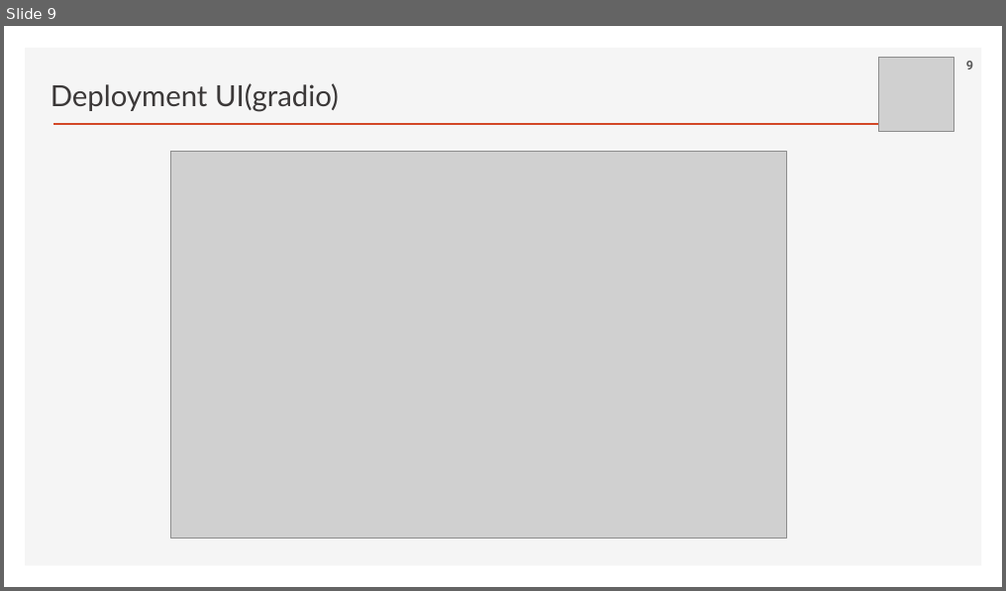
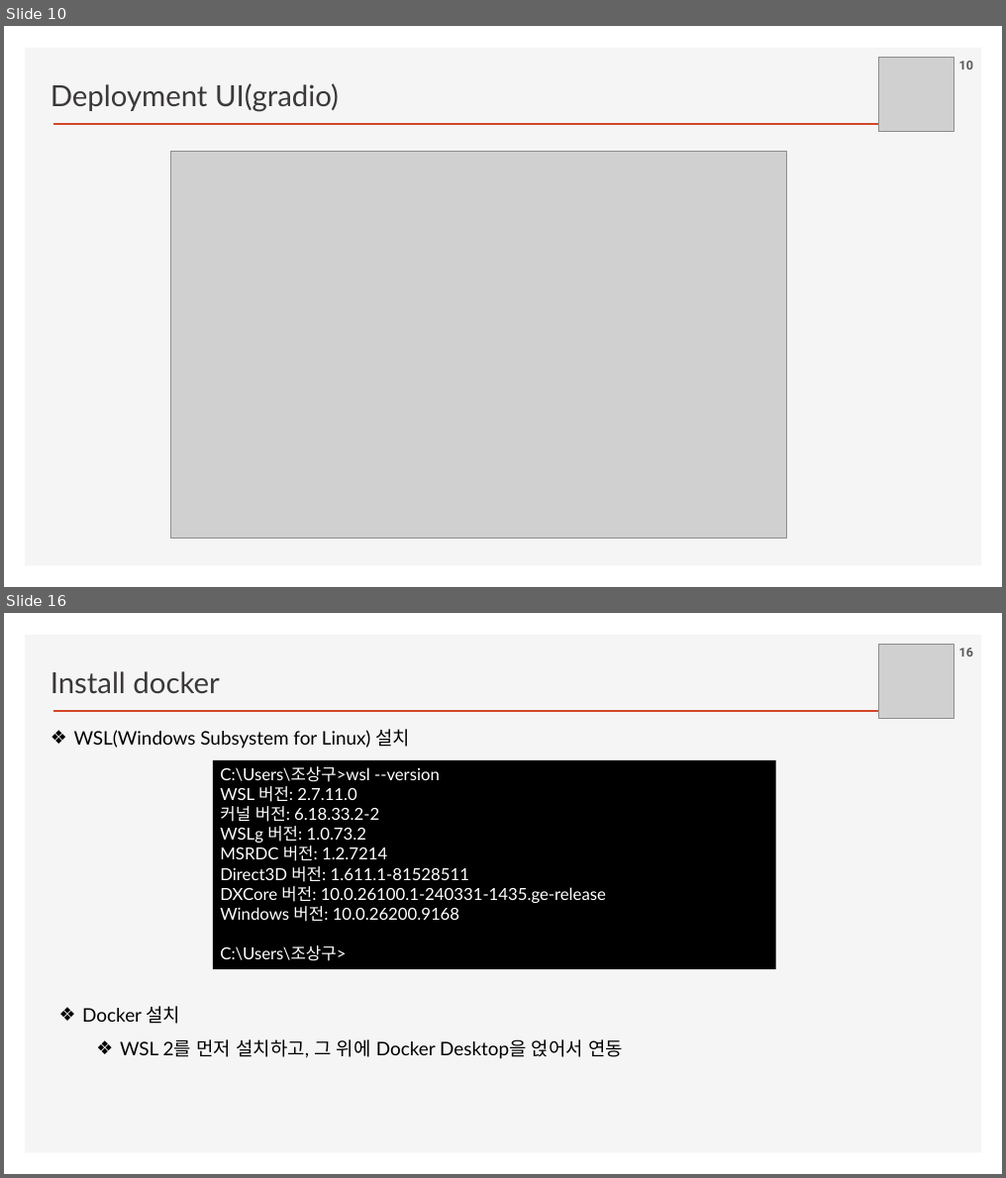
Before and after one commit to ancestor9/2026_Fall_Learning-Langchain-AI-Agent, a slide deck: PPTs/00_App Deployment.pptx. Shown one above the other, each under a label of ours: slide 9 before the commit, slides 10 and 16 after it; the slides between them are not shown. The pictures are 1006x591 and 1006x1178 pixels, drawn with LibreOffice and Linux fonts; fonts in the diff are those of the drawing; grey boxes stand for pictures; background and template pictures are left out. Boxes give left, top, right and bottom in pixels: in the first picture for what was removed or moved away, otherwise in the second. Text is boxed around its words. In the diff, an @@ line names an element or a change of style, - is before the commit and + after.

```diff
--- a/PPTs/00_App Deployment.pptx
+++ b/PPTs/00_App Deployment.pptx
@@ slide 16 added at [4, 613, 1002, 1174], background #FFFFFF; not listed: 2 template elements that a slide beside it also shows @@
@@ text added at [51, 671, 219, 693], 28 pt, text #3B3838 @@
+Install docker
@@ picture added at [879, 644, 954, 719] @@
@@ page number added at [959, 648, 973, 657], 12 pt, text #595959, bold @@
+16
@@ text added at [74, 729, 411, 749], 18 pt, text #000000 @@
+❖ WSL(Windows Subsystem for Linux) 설치
@@ rectangle added at [213, 761, 776, 969], fill #000000, 16 pt, text #FFFFFF @@
+C:\Users\조상구>wsl --version
+WSL 버전: 2.7.11.0
+커널 버전: 6.18.33.2-2
+WSLg 버전: 1.0.73.2
+MSRDC 버전: 1.2.7214
+Direct3D 버전: 1.611.1-81528511
+DXCore 버전: 10.0.26100.1-240331-1435.ge-release
+Windows 버전: 10.0.26200.9168
+C:\Users\조상구>
@@ text added at [82, 1006, 623, 1059], 18 pt, text #000000 @@
+❖ Docker 설치
+  ❖ WSL 2를 먼저 설치하고, 그 위에 Docker Desktop을 얹어서 연동
@@ what was slide 9 is now slide 10 @@
@@ page number at [959, 61, 973, 70]: text changed @@
-9
+10
```
Also in this commit, not shown: 1 slide changed, 7 other slides added, 1 other file.
